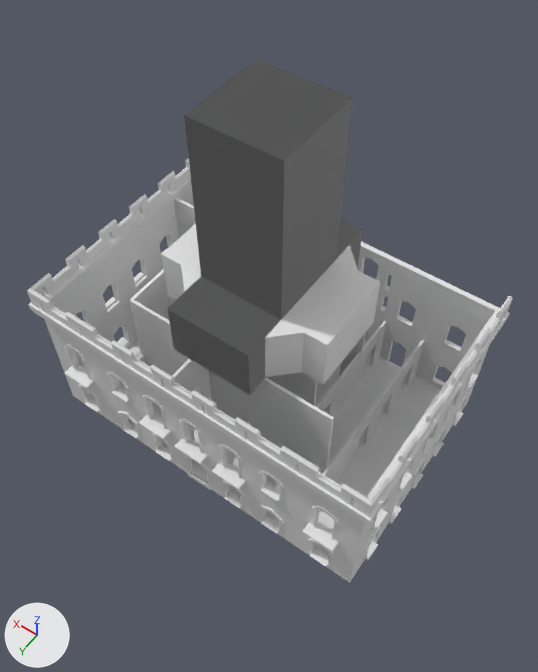
Two versions of the Blender file BlendFiles/map.blend, one commit apart.
Rendered twice from a camera (50 mm lens) standing at (-17.3, 17.6, 45.4) and looking at (-1.6, -4.3, 10.9). Lighting does not change. The marker at lower left points along +X, +Y and +Z. Materials are left out; every surface is plain grey.

Names of what the first picture shows: 'F1Walls', 'Floor1', 'Tower', 'Walls'.
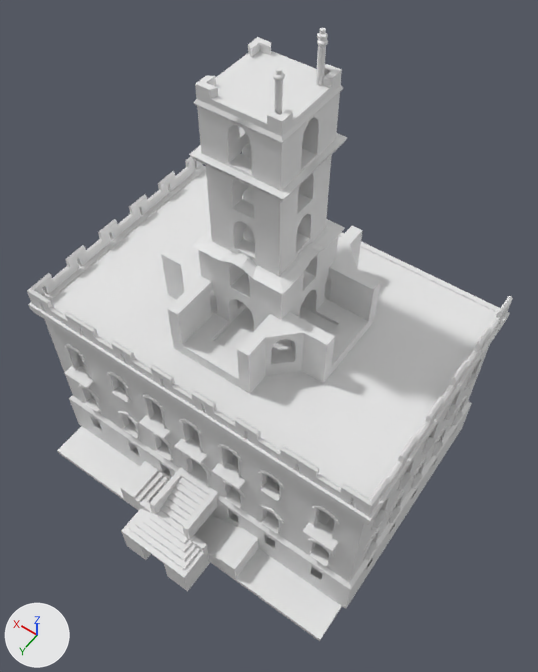
The change, as a list of edits to the scene's bpy script:
```text
Change me_cube_014:
    used by ob_walls; location = (0.0, 1.38, 1.4); scale = (1.48, 1.48, 1.48)
    remove me_cube_014.from_pydata(...)  # 4203 vertices, 3386 faces; spans x -8.3..8.3, y -11.0..0.3, z -1.1..6.9
    add me_cube_014.from_pydata(...)  # 4430 vertices, 3492 faces; spans x -8.3..8.3, y -11.2..0.3, z -3.7..6.9
    me_cube_014 part 1: 224 vertices added at x -8.2..8.2, y -11.2..0.2, z -3.7..-1.3
Change me_cube_081:
    used by ob_tower; location = (0.0, 0.0, 12.86)
    remove me_cube_081.from_pydata(...)  # 36 vertices, 34 faces; spans x -5.8..2.8, y -12.44..-0.85, z -2.87..11.71
    add me_cube_081.from_pydata(...)  # 1335 vertices, 956 faces; spans x -5.8..5.8, y -12.46..-0.85, z -2.87..15.18
    me_cube_081 part 2: 4 vertices removed from x -2.8..2.8, y -9.44..-3.85, z 11.71; 967 vertices added at x -5.8..5.8, y -12.46..-0.85, z -2.87..13.28
Change me_cube_041:
    used by ob_floor1; location = (0.0, 1.38, 1.4); scale = (1.48, 1.48, 1.48)
    remove me_cube_041.from_pydata(...)  # 8 vertices, 6 faces; spans x -7.9..7.9, y -10.8..-0.1, z -1.2..-0.9
    add me_cube_041.from_pydata(...)  # 69 vertices, 39 faces; spans x -7.9..7.9, y -10.8..-0.1, z -1.2..-0.9
    me_cube_041 part 3
    2 faces are deleted
    61 vertices are added at x -7.9..7.8, y -10.5..-0.2, z -1.2..-0.9
    35 new faces join them
Add me_cube_039:
    me_cube_039.from_pydata(...)  # 1285 vertices, 790 faces; spans x -7.9..11.5, y -14.7..1.2, z -4.1..0.0
Add me_cube_057:
    me_cube_057.from_pydata(...)  # a box spanning x -8.0..8.0, y -10.8..1.9, z -3.9..-3.7
Add me_cube_043_1:
    me_cube_043_1.from_pydata(...)  # 144 vertices, 112 faces; spans x -4.15..4.15, y 1.45..6.6, z -4.03..0.05
Add me_cube_058:
    me_cube_058.from_pydata(...)  # 202 vertices, 180 faces; spans x -5.01..5.01, y 1.23..6.6, z -4.73..0.03
Change ob_tower:
    remove _m = ob_tower.modifiers.new('Mirror', 'MIRROR')
Change ob_roof:
    remove ob_roof.hide_set(True)
Add ob_basementwalls:
    ob_basementwalls = bpy.data.objects.new('BasementWalls', me_cube_039)
    ob_basementwalls.location = (0.0, 0.0, 0.0)
Add ob_floorb1:
    ob_floorb1 = bpy.data.objects.new('FloorB1', me_cube_057)
    ob_floorb1.location = (0.0, 1.38, 1.4)
    ob_floorb1.scale = (1.48, 1.48, 1.48)
Add ob_stairsvisual:
    ob_stairsvisual = bpy.data.objects.new('StairsVisual', me_cube_043_1)
    ob_stairsvisual.location = (0.0, 0.0, 0.0)
Add ob_stairs:
    ob_stairs = bpy.data.objects.new('Stairs', me_cube_058)
    ob_stairs.location = (0.0, 0.0, 0.0)
```

Where the change shows, as pixel boxes (x1, y1, x2, y2) in the pictures (538 x 672 px):
'Walls', reshaped (7% taller)
    before: (27, 158, 513, 583)
    after: (27, 156, 513, 609)
'Tower', reshaped, modifiers changed (9% taller)
    before: (161, 60, 380, 395)
    after: (161, 28, 380, 394)
'Roof', shown
    after: (51, 170, 495, 497)
'FloorB1', added
    after: (57, 426, 342, 641)
'StairsVisual', added
    after: (121, 467, 248, 579)
'Stairs', added
    after: (121, 461, 258, 591)
'BasementWalls', added
    after: (230, 463, 331, 525)
part 1 of me_cube_014, added
    after: (69, 392, 472, 609)
part 2 of me_cube_081, built on
    before: (184, 60, 352, 320)
part 3 of me_cube_041, built on
    before: (90, 338, 440, 557)
    after: (129, 400, 279, 523)
'F1Walls', unchanged, covered by the edit
    before: (117, 197, 424, 483)
    after: (117, 379, 234, 465)
